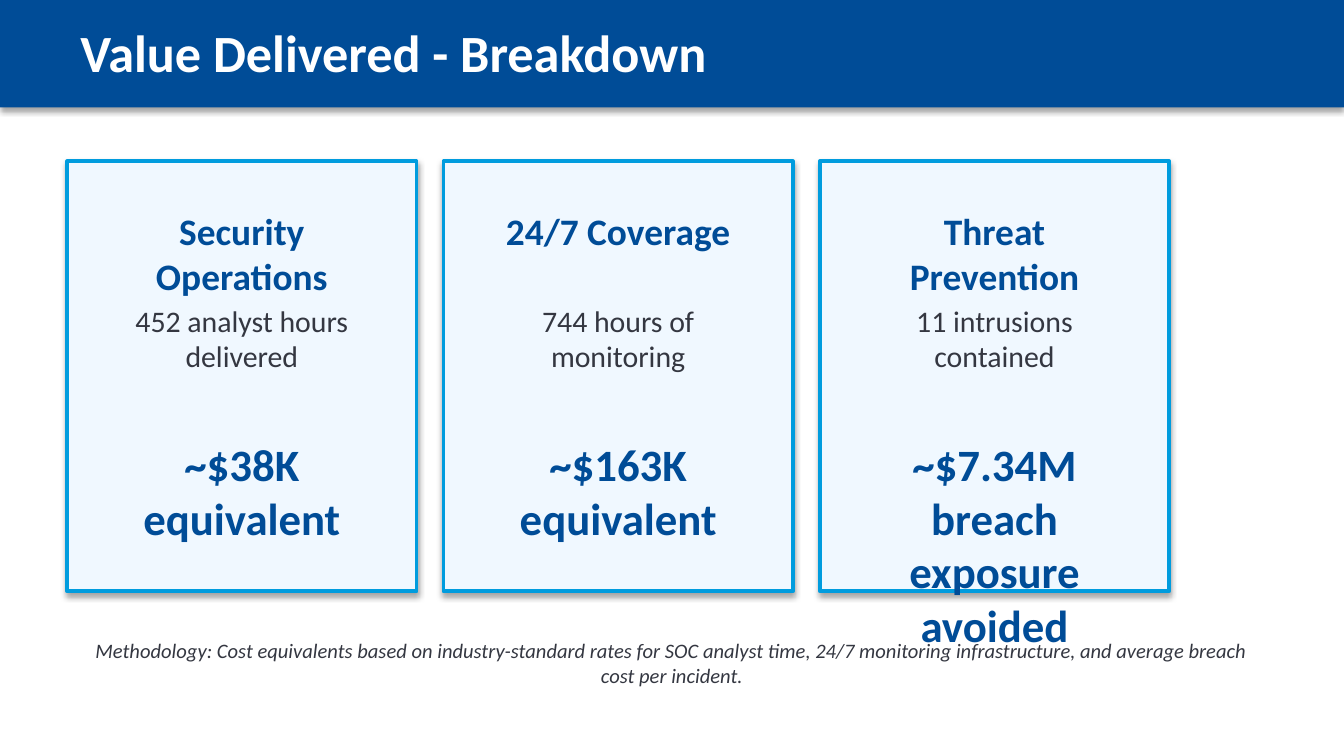
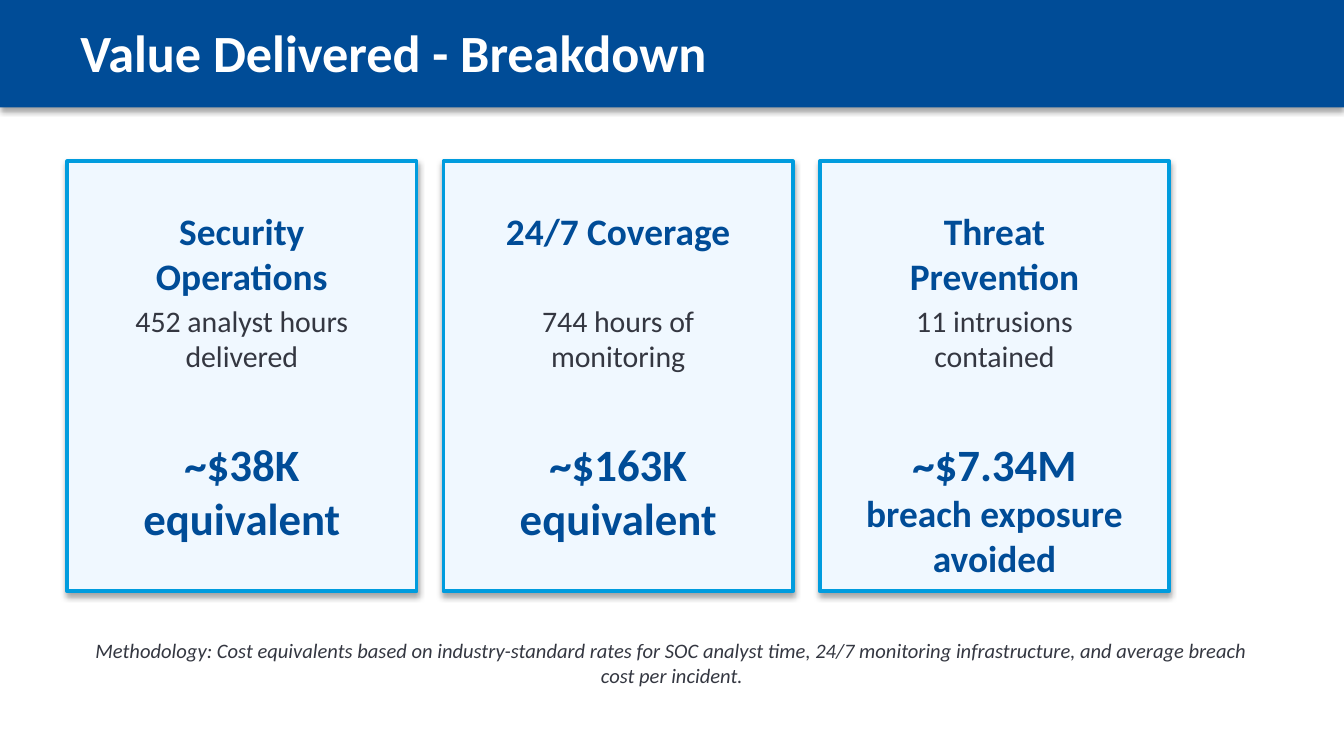
Before and after one commit to peregr956/Escalation-Details-Report, a slide deck: slide 5 of output/escalation_report_2025-12-19.pptx. Drawn at 1344x756 pixels with LibreOffice and Linux fonts; fonts in the diff are those of the drawing; background and template pictures are left out. Boxes give left, top, right and bottom in pixels: in the first picture for what was removed or moved away, otherwise in the second. Text is boxed around its words. In the diff, an @@ line names an element or a change of style, - is before the commit and + after.

```diff
--- a/output/escalation_report_2025-12-19.pptx
+++ b/output/escalation_report_2025-12-19.pptx
@@ text "~$7.34M breach exposure avoided" at [866,451,1122,573]: size 24 to 20 pt in "breach exposure avoided" @@
```
Also in this commit, not shown: 9 other slides changed, 9 other files.
